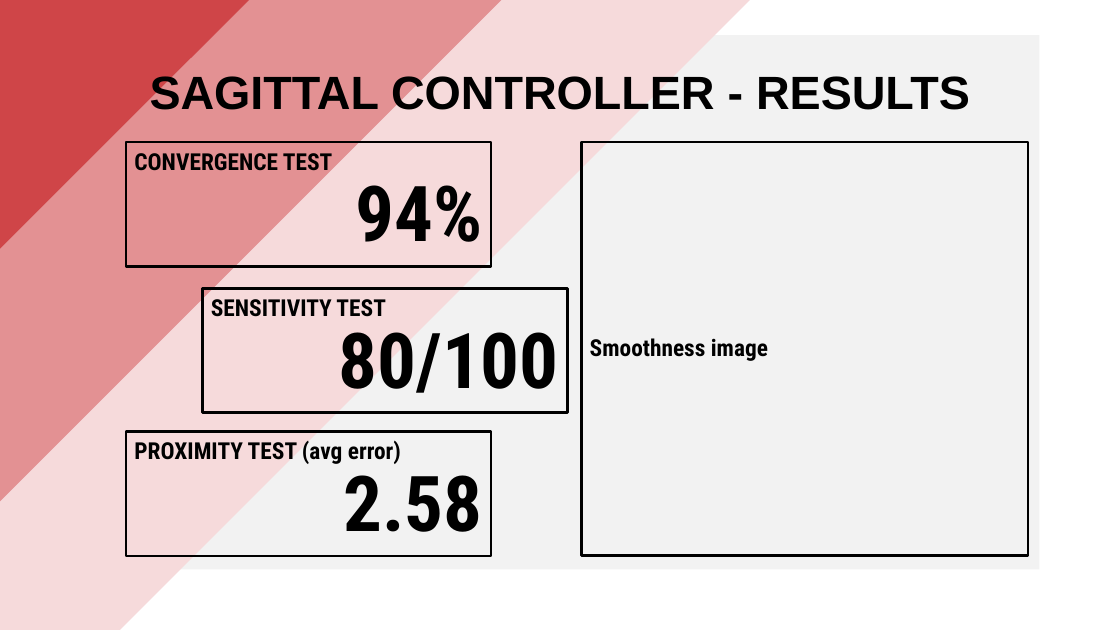
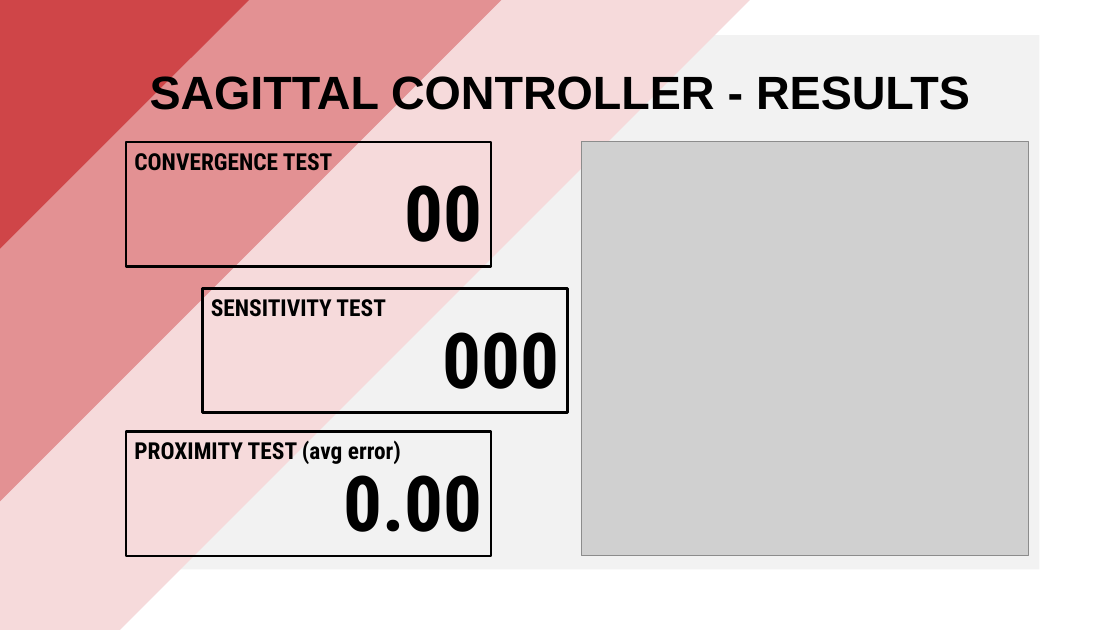
Before and after one commit to PippoGot/R-C2, a slide deck: slide 21 of documentation/presentation.pptx (slide 19 before the commit). Drawn at 1120x630 pixels with LibreOffice and Linux fonts; fonts in the diff are those of the drawing; grey boxes stand for pictures. Boxes give left, top, right and bottom in pixels: in the first picture for what was removed or moved away, otherwise in the second. Text is boxed around its words. In the diff, an @@ line names an element or a change of style, - is before the commit and + after.

Commit message:
new tuning of gains and presentation images

```diff
--- a/documentation/presentation.pptx
+++ b/documentation/presentation.pptx
@@ rectangle removed at [581, 142, 1028, 556] @@
-Smoothness image
@@ picture added at [581, 142, 1028, 556] @@
@@ text in rectangle at [405, 185, 483, 242]: text changed @@
-94%
+00
@@ text in rectangle at [442, 332, 559, 389]: text changed @@
-80/100
+000
@@ text in rectangle at [343, 461, 482, 532]: text changed @@
-2.58
+0.00
```
Also in this commit, not shown: 8 other slides changed, 6 slides added, 1 slide removed, 27 other files.
